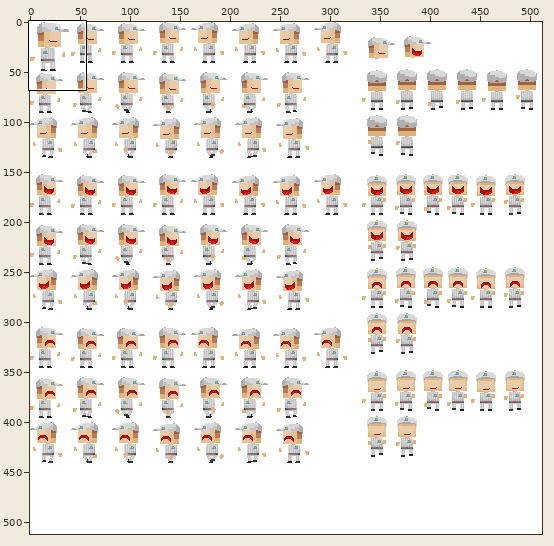
Edited in one commit: sprite sheet (SDL8_Handout/Game/rtype/Sprites.png). Above, an overview of the earlier version with the close-up marked.
Close-up. Earlier state:
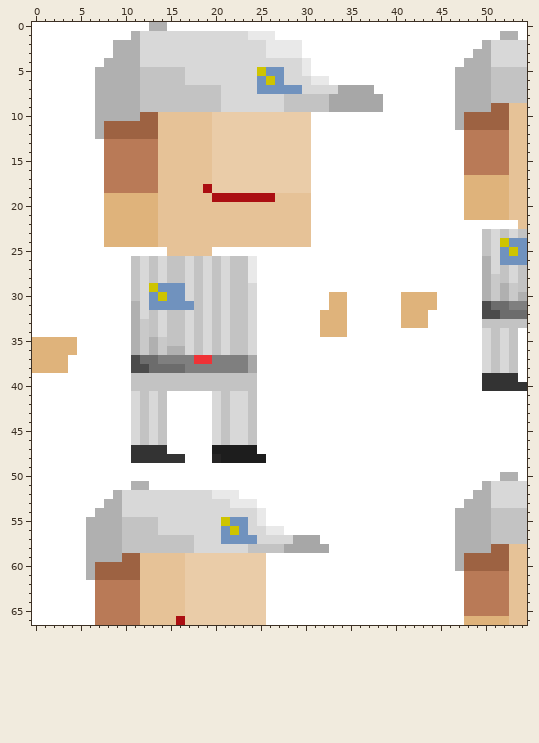
The file is 512x512 pixels. Colours within 5 levels of each other are drawn and written as one. Shown: x 0..54, y 0..66.
New version:
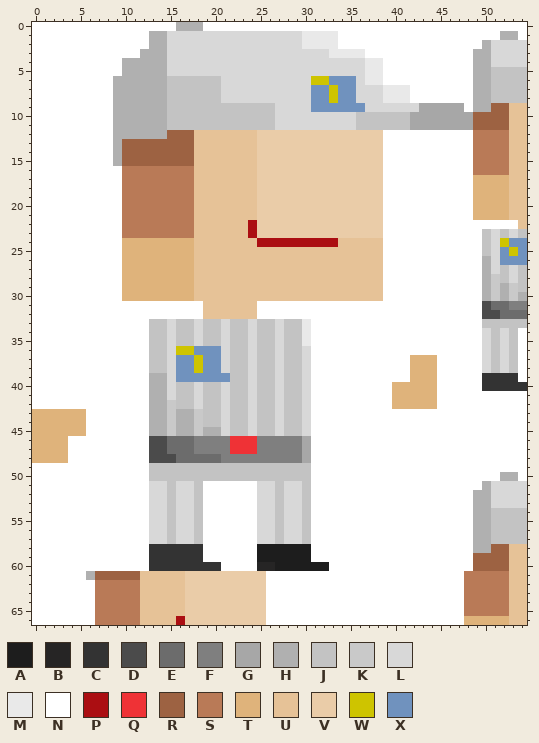
Palette (. is transparent): A #1d1d1d  B #262525  C #333333  D #4b4b4b  E #6c6c6c  F #7f7f7f  G #a7a7a7  H #b0b0b0  J #c3c3c3  K #c9c9c9  L #d8d8d8  M #e9e9e9  N #ffffff  P #ab0e12  Q #ef3236  R #9d6242  S #b97a57  T #dfb37b  U #e6c297  V #eacca8  W #cec400  X #7092be
Edits made:
y 0: x 13..14 HH -> NN; x 16..18 NNN -> HHH
y 1: x 11..14 HLLL -> NNHH; x 24..33 MMMNNNNNNN -> LLLLLLMMMM
y 2: x 9..14 HHHLLL -> NNNNHH; x 26..33 MMMMNNNN -> LLLLMMMM
y 3: x 9..14 HHHLLL -> NNNHHH; x 26..36 MMMMNNNNNNN -> LLLLLLLMMMM
y 4: x 8..9 HH -> NN; x 12..14 LLL -> HHH; x 30..38 MNNNNNNNN -> LLLLLLLMM; x 48 H -> N
y 5: x 7..9 HHH -> NNN; x 12..16 JJJJJ -> HHHLL; x 25..27 WXX -> LLL; x 30..38 MNNNNNNNN -> LLLLLLLMM; x 47..48 HH -> NN
y 6: x 7..8 HH -> NN; x 12..14 JJJ -> HHH; x 17..20 LLLL -> JJJJ; x 25..27 XWX -> LLL; x 31..38 MMNNNNNN -> WWXXXLMM; x 47..48 HH -> NN
y 7: x 7..8 HH -> NN; x 12..14 JJJ -> HHH; x 25..29 XXXXX -> LLLLL; x 31..41 LLLGGGGNNNN -> XXWXXLLLMMM; x 47..48 HH -> NN
y 8: x 7..8 HH -> NN; x 12..14 JJJ -> HHH; x 28..41 JJJJJGGGGGGNNN -> LLLXXWXXLLLMMM; x 47..48 HH -> NN
y 9: x 7..8 HH -> NN; x 12..14 JJJ -> HHH; x 21..26 LLLLLL -> JJJJJJ; x 28..48 JJJJJGGGGGGNNNNNNNNHH -> LLLXXXXXXLLLLLLGGGGGN
y 10: x 7..8 HH -> NN; x 12..48 RRUUUUUUVVVVVVVVVVVNNNNNNNNNNNNNNNNHR -> HHHJJJJJJJJJJJJLLLLLLLLLJJJJJJGGGGGGG
y 11: x 7..48 HRRRRRRUUUUUUVVVVVVVVVVVNNNNNNNNNNNNNNNNHR -> NNHHHHHHJJJJJJJJJJJJLLLLLLLLLJJJJJJGGGGGGG
y 12: x 7..17 HRRRRRRUUUU -> NNHHHHHHRRR; x 20..24 VVVVV -> UUUUU; x 31..38 NNNNNNNN -> VVVVVVVV; x 48 S -> N
y 13..15: x 8..17 SSSSSSUUUU -> NHRRRRRRRR; x 20..24 VVVVV -> UUUUU; x 31..38 NNNNNNNN -> VVVVVVVV; x 48 S -> N
y 16: x 8..9 SS -> NN; x 14..17 UUUU -> SSSS; x 20..24 VVVVV -> UUUUU; x 31..38 NNNNNNNN -> VVVVVVVV; x 48 S -> N
y 17: x 8..9 SS -> NN; x 14..17 UUUU -> SSSS; x 20..24 VVVVV -> UUUUU; x 31..38 NNNNNNNN -> VVVVVVVV; x 48 T -> N
y 18: x 8..9 SS -> NN; x 14..17 UUUU -> SSSS; x 19..24 PVVVVV -> UUUUUU; x 31..38 NNNNNNNN -> VVVVVVVV; x 48 T -> N
y 19: x 8..17 TTTTTTUUUU -> NNSSSSSSSS; x 20..38 PPPPPPPUUUUNNNNNNNN -> UUUUUVVVVVVVVVVVVVV; x 48 T -> N
y 20..21: x 8..17 TTTTTTUUUU -> NNSSSSSSSS; x 25..38 UUUUUUNNNNNNNN -> VVVVVVVVVVVVVV; x 48 T -> N
y 22..23: x 8..17 TTTTTTUUUU -> NNSSSSSSSS; x 24..38 UUUUUUUNNNNNNNN -> PVVVVVVVVVVVVVV
y 24: x 8..9 TT -> NN; x 14..17 UUUU -> TTTT; x 25..38 UUUUUUNNNNNNNN -> PPPPPPPPPUUUUU
y 25: x 10..17 NNNNNUUU -> TTTTTTTT; x 20..38 NNNNNNNNNNNNNNNNNNN -> UUUUUUUUUUUUUUUUUUU
y 26..28: x 10..38 NJLJLJJLJLJLJJMNNNNNNNNNNNNNN -> TTTTTTTTUUUUUUUUUUUUUUUUUUUUU
y 29: x 10..38 NJLWXXXLJLJLJJLNNNNNNNNNNNNNN -> TTTTTTTTUUUUUUUUUUUUUUUUUUUUU
y 30: x 10..38 NJLXWXXLJLJLJJLNNNNNNNNTTNNNN -> TTTTTTTTUUUUUUUUUUUUUUUUUUUUU; x 41..44 TTTT -> NNNN
y 31: x 11..24 HLXXXXXJLJLJJL -> NNNNNNNNUUUUUU; x 33..34 TT -> NN; x 41..44 TTTT -> NNNN
y 32: x 11..24 HLJLJJLJLJLJJL -> NNNNNNNNUUUUUU; x 32..34 TTT -> NNN; x 41..43 TTT -> NNN
y 33: x 11..12 HK -> NN; x 14..15 LJ -> JL; x 17..19 LJL -> JLJ; x 25..30 NNNNNN -> JJLJJM; x 32..34 TTT -> NNN; x 41..43 TTT -> NNN
y 34: x 11..12 HK -> NN; x 14..15 LJ -> JL; x 17..19 LJL -> JLJ; x 25..30 NNNNNN -> JJLJJM; x 32..34 TTT -> NNN
y 35: x 0..4 TTTTT -> NNNNN; x 11..15 HKHKJ -> NNJJL; x 17..19 LJL -> JLJ; x 25..30 NNNNNN -> JJLJJM
y 36: x 0..4 TTTTT -> NNNNN; x 11..20 HKHKHHLJLJ -> NNJJLWWXXX; x 25..30 NNNNNN -> JJLJJL
y 37: x 0..3 TTTT -> NNNN; x 11..30 DEEFFFFQQFFFFGNNNNNN -> NNJJLXXWXXLJJLJJLJJL; x 42..44 NNN -> TTT
y 38: x 0..3 TTTT -> NNNN; x 11..30 DDEEEEFFFFFFFGNNNNNN -> NNJJLXXWXXLJJLJJLJJL; x 42..44 NNN -> TTT
y 39: x 11..21 JJJJJJJJJJJ -> NNHHLXXXXXX; x 24..30 JNNNNNN -> LJJLJJL; x 42..44 NNN -> TTT
y 40: x 11..15 JJJJJ -> NNHHL; x 18 J -> L; x 21 J -> L; x 24..30 JNNNNNN -> LJJLJJL; x 40..44 NNNNN -> TTTTT
y 41: x 11..30 LJLJNNNNNLJLLJNNNNNN -> NNHHLJJLJJLJJLJJLJJL; x 40..44 NNNNN -> TTTTT
y 42: x 11..30 LJLJNNNNNLJLLJNNNNNN -> NNHHKJJLJJLJJLJJLJJL; x 40..44 NNNNN -> TTTTT
y 43..44: x 0..5 NNNNNN -> TTTTTT; x 11..30 LJLJNNNNNLJLLJNNNNNN -> NNHHKHHKJJLJJLJJLJJL
y 45: x 0..5 NNNNNN -> TTTTTT; x 11..30 LJLJNNNNNLJLLJNNNNNN -> NNHHKHHKHHLJJLJJLJJL
y 46: x 0..3 NNNN -> TTTT; x 11..30 LJLJNNNNNLJLLJNNNNNN -> NNDDEEEFFFFQQQFFFFFG
y 47: x 0..3 NNNN -> TTTT; x 11..30 CCCCNNNNNAAAAANNNNNN -> NNDDEEEFFFFQQQFFFFFG
y 48: x 0..3 NNNN -> TTTT; x 11..30 CCCCCCNNNBAAAAANNNNN -> NNDDDEEEEEFFFFFFFFFG
y 49..50: x 13..30 NNNNNNNNNNNNNNNNNN -> JJJJJJJJJJJJJJJJJJ
y 51: x 11..18 HHNNNNNN -> NNLLJLLJ; x 25..30 NNNNNN -> LLJLLJ
y 52: x 9..12 HLLL -> NNNN; x 15 L -> J; x 18..22 LLMMM -> JNNNN; x 25..30 NNNNNN -> LLJLLJ
y 53: x 8..12 HHLLL -> NNNNN; x 15 L -> J; x 18..30 LLLLMMMNNNNNN -> JNNNNNNLLJLLJ; x 48 H -> N
y 54: x 7..12 HHHLLL -> NNNNNN; x 15 L -> J; x 18..30 LLLLLLLMNNNNN -> JNNNNNNLLJLLJ; x 47..48 HH -> NN
y 55: x 6..13 HHHHJJJJ -> NNNNNNNL; x 15 L -> J; x 18..30 LLLWXXLMNNNNN -> JNNNNNNLLJLLJ; x 47..48 HH -> NN
y 56: x 6..13 HHHHJJJJ -> NNNNNNNL; x 15 L -> J; x 18..24 LLLXWXL -> JNNNNNN; x 26..30 MMNNN -> LJLLJ; x 47..48 HH -> NN
y 57: x 6..14 HHHHJJJJJ -> NNNNNNNLL; x 16..24 JJLLLXXXX -> LLJNNNNNN; x 27 L -> J; x 29..31 GGG -> LJN; x 47..48 HH -> NN
y 58: x 6..32 HHHHJJJJJJJJLLLLLLJJJJGGGGG -> NNNNNNNCCCCCCNNNNNNAAAAAANN; x 47..48 HH -> NN
y 59: x 6..30 HHHHRRUUUUUVVVVVVVVVNNNNN -> NNNNNNNCCCCCCNNNNNNAAAAAA; x 47..48 HR -> NN
y 60: x 6..32 HRRRRRUUUUUVVVVVVVVVNNNNNNN -> NNNNNNNCCCCCCCCNNNNBBAAAAAA; x 47..48 HR -> NN
